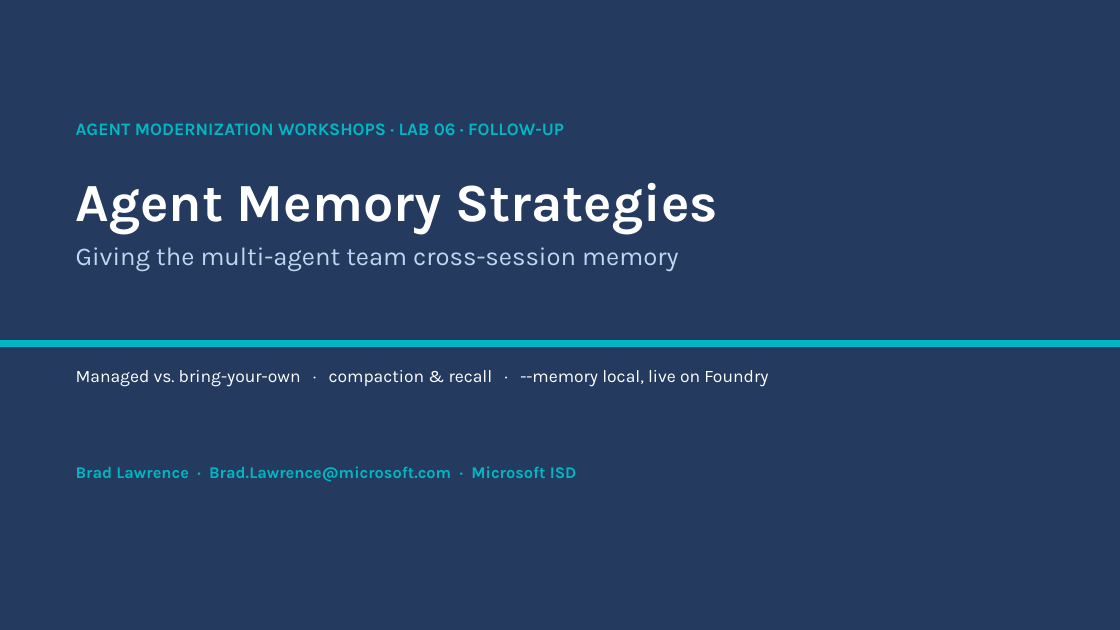
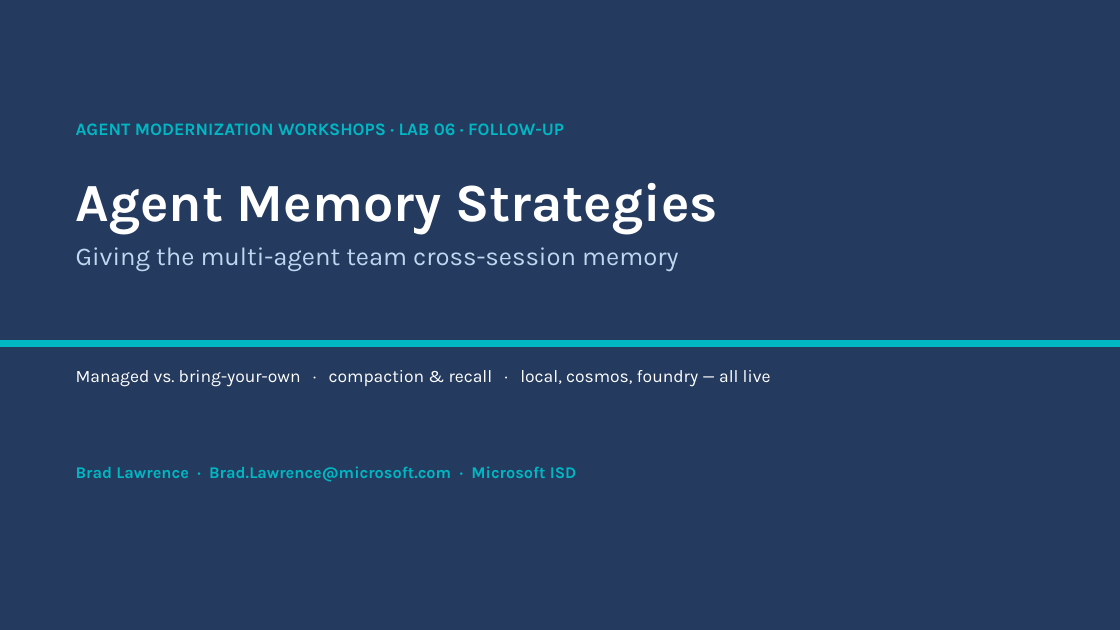
Before and after one commit to bradrlaw/agent-modernization-workshops, a slide deck: slide 1 of labs/lab06-multi-agent/presentation/Lab06-Agent-Memory-Strategies.pptx. Drawn at 1120x630 pixels with LibreOffice and Linux fonts; fonts in the diff are those of the drawing. Boxes give left, top, right and bottom in pixels: in the first picture for what was removed or moved away, otherwise in the second. Text is boxed around its words. In the diff, an @@ line names an element or a change of style, - is before the commit and + after.

```diff
--- a/labs/lab06-multi-agent/presentation/Lab06-Agent-Memory-Strategies.pptx
+++ b/labs/lab06-multi-agent/presentation/Lab06-Agent-Memory-Strategies.pptx
@@ text at bbox=[76, 370, 771, 387]: text changed @@
-Managed vs. bring-your-own · compaction & recall · --memory local, live on Foundry
+Managed vs. bring-your-own · compaction & recall · local, cosmos, foundry — all live
```
Also in this commit, not shown: 4 other slides changed, 9 other files.
